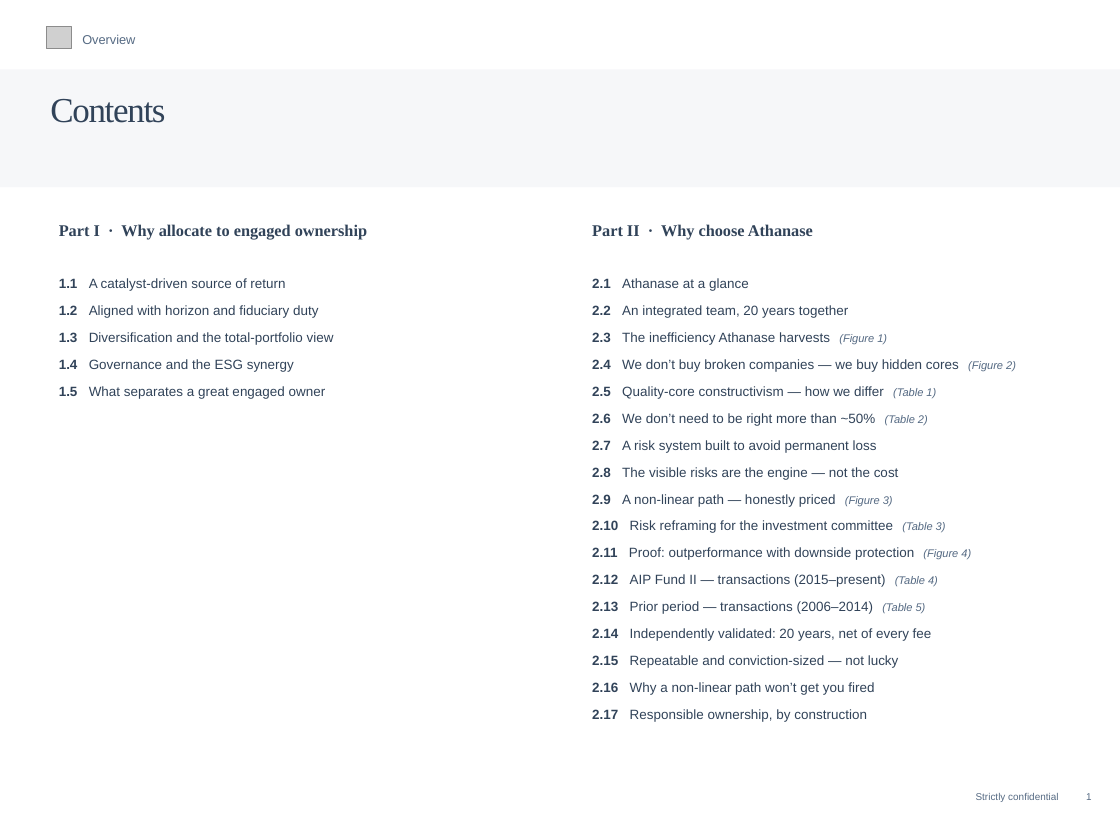
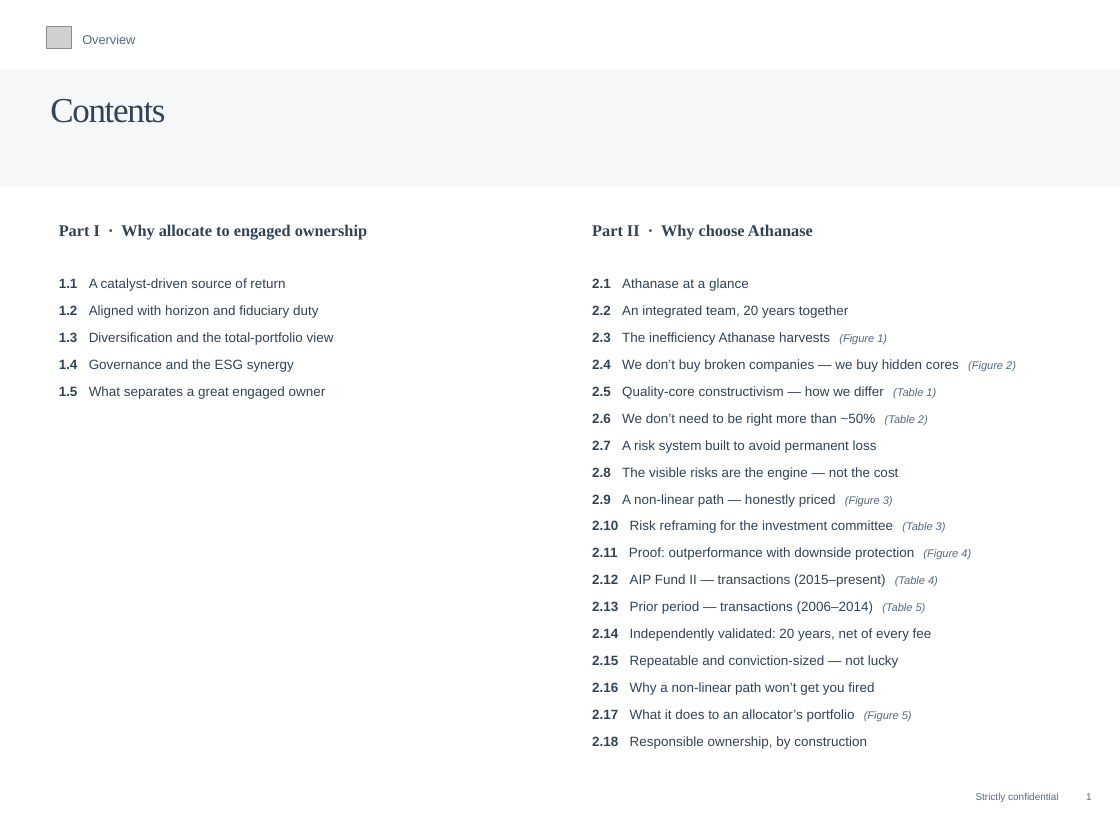
Before and after one commit to charette-lab/Claude, a slide deck: slide 2 of Athanase_Engaged_Ownership_Allocator_Deck.pptx. Drawn at 1120x840 pixels with LibreOffice and Linux fonts; fonts in the diff are those of the drawing; grey boxes stand for pictures. Boxes give left, top, right and bottom in pixels: in the first picture for what was removed or moved away, otherwise in the second. Text is boxed around its words. In the diff, an @@ line names an element or a change of style, - is before the commit and + after.

```diff
--- a/Athanase_Engaged_Ownership_Allocator_Deck.pptx
+++ b/Athanase_Engaged_Ownership_Allocator_Deck.pptx
@@ text at box(592, 709, 912, 749): text changed @@
-2.17 Responsible ownership, by construction
+2.17 What it does to an allocator’s portfolio (Figure 5)
+2.18 Responsible ownership, by construction
```
Also in this commit, not shown: 1 other slide changed, 1 slide added, 1 other file.
